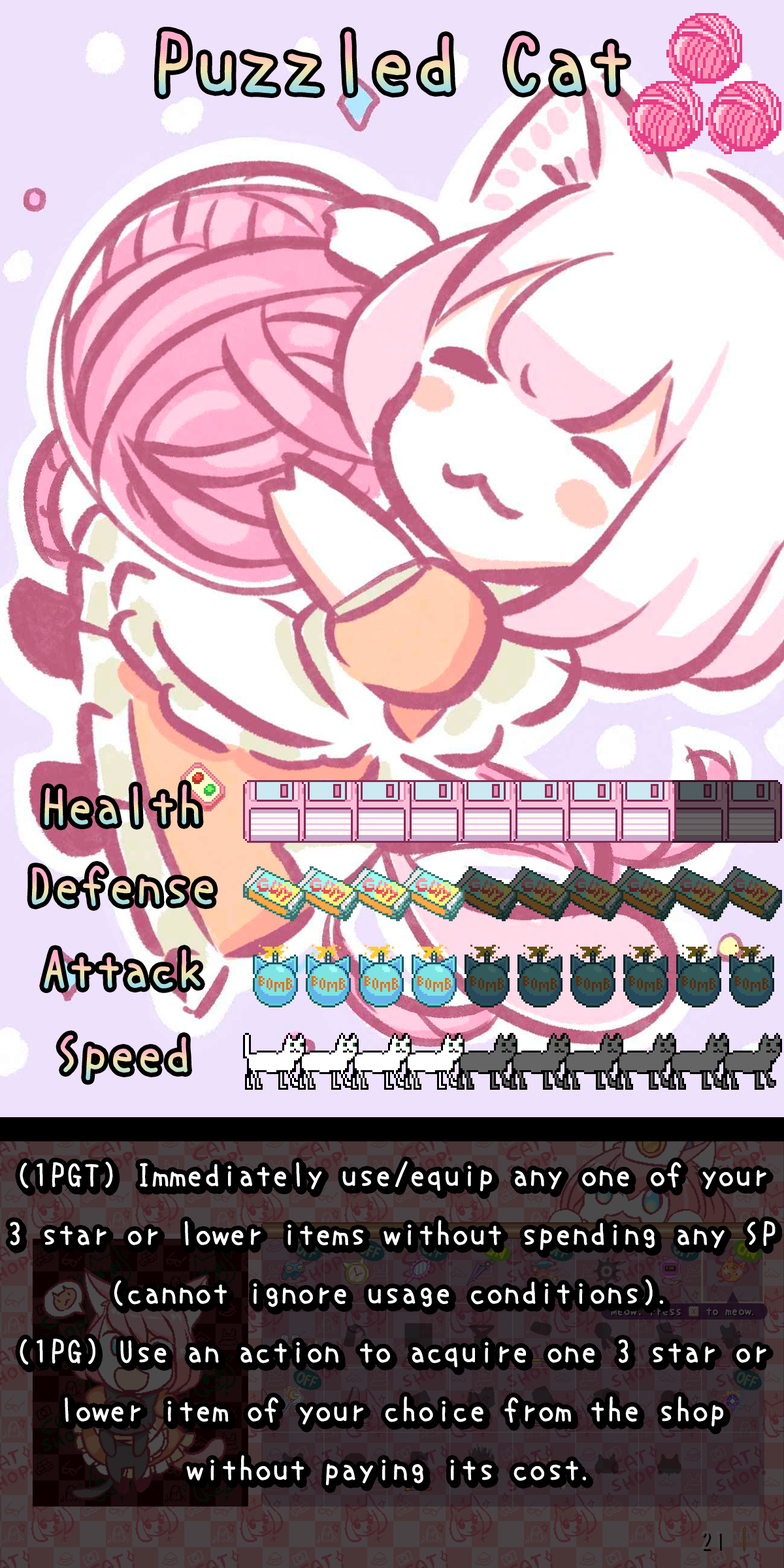
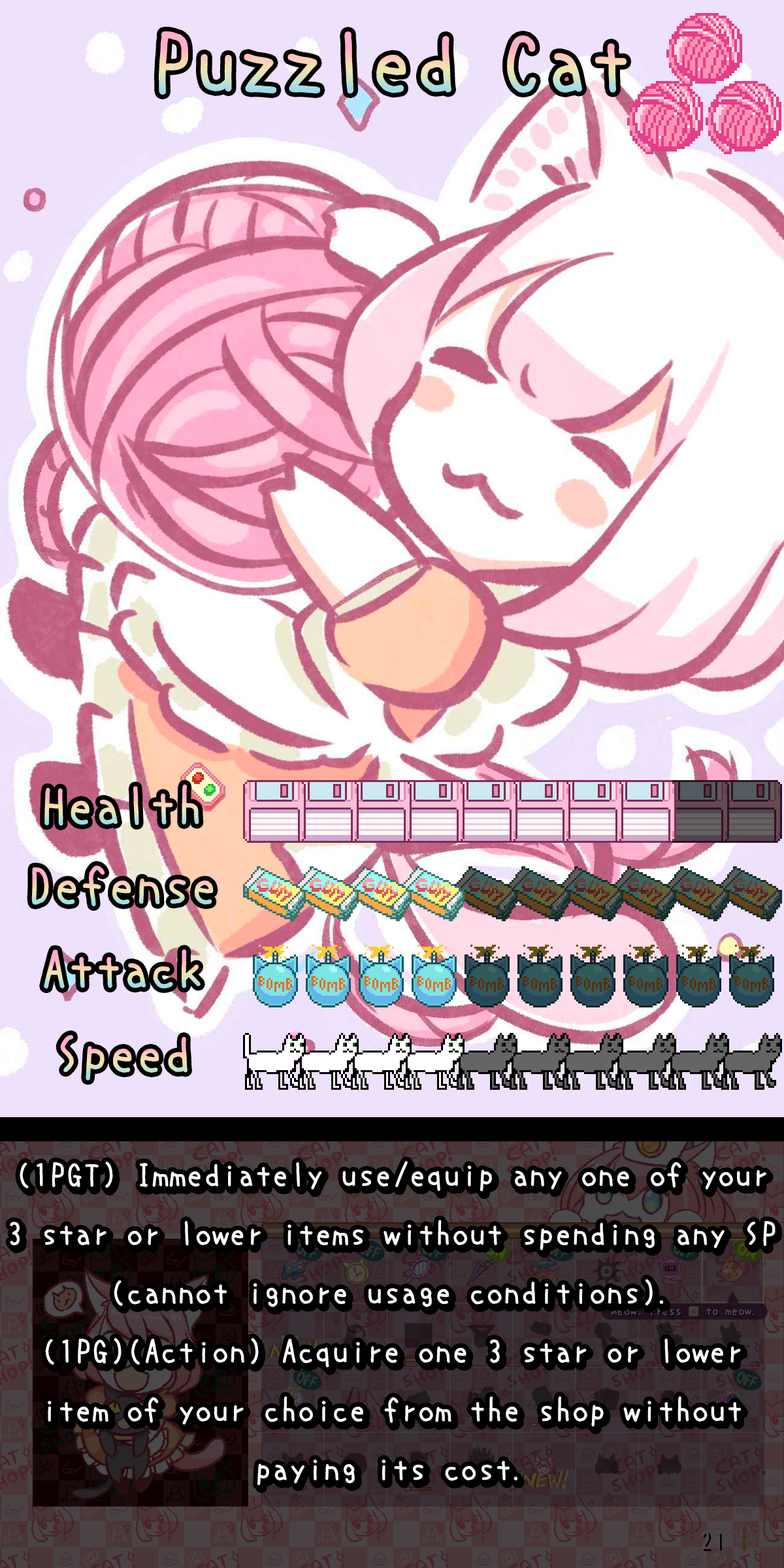
Comparing the layer stacks of the two 784px x 1568px images. Changes:
painted on "Ability" over box(19, 1338, 767, 1486)